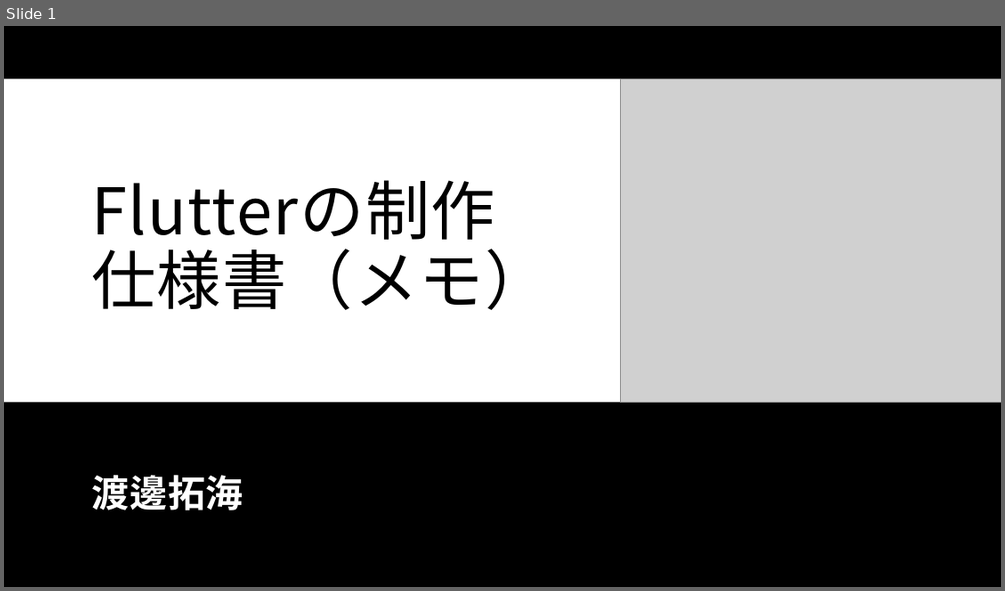
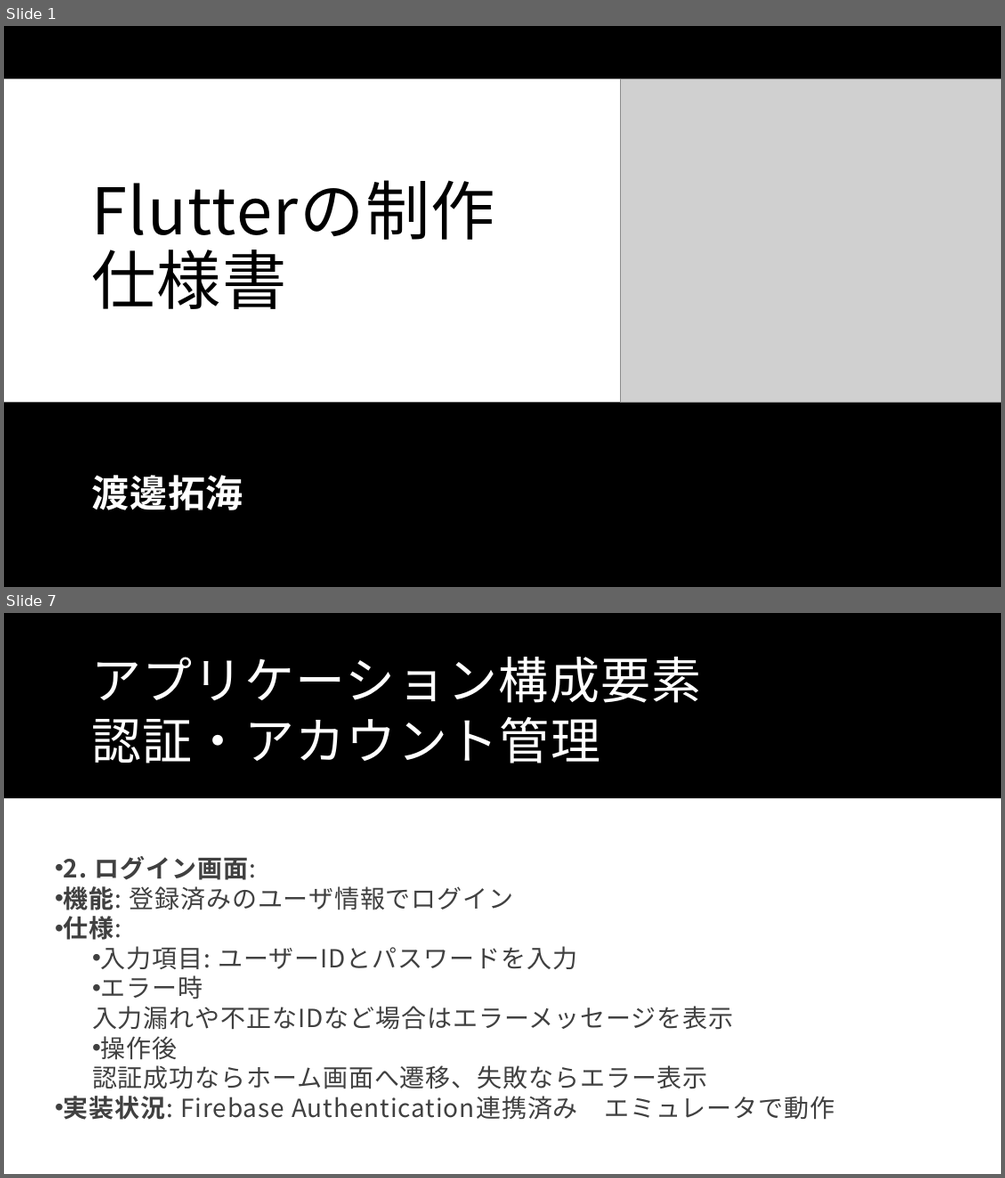
Before and after one commit to Wtnbtkm/flutter_application_1, a slide deck: Flutterの制作仕様書・アイディア（メモ）.pptx. Shown one above the other, each under a label of ours: slide 1 before the commit, slides 1 and 7 after it; the slides between them are not shown. The pictures are 1005x591 and 1005x1178 pixels, drawn with LibreOffice and Linux fonts; fonts in the diff are those of the drawing; grey boxes stand for pictures. Boxes give left, top, right and bottom in pixels: in the first picture for what was removed or moved away, otherwise in the second. Text is boxed around its words. In the diff, an @@ line names an element or a change of style, - is before the commit and + after.

Commit message:
パワーポイント（発表するためのスライドの追加）

```diff
--- a/Flutterの制作仕様書・アイディア（メモ）.pptx
+++ b/Flutterの制作仕様書・アイディア（メモ）.pptx
@@ slide 7 added at bbox=[4, 613, 1001, 1174], background #FFFFFF @@
@@ rectangle added at bbox=[4, 613, 1001, 798], fill #000000 @@
@@ title added at bbox=[91, 657, 702, 763], 48 pt, text #FFFFFF @@
+アプリケーション構成要素
+認証・アカウント管理
@@ text added at bbox=[64, 856, 835, 1119], 24 pt, text #404040 @@
+• 2. ログイン画面:
+• 機能: 登録済みのユーザ情報でログイン
+• 仕様:
+  • 入力項目: ユーザーIDとパスワードを入力
+  • エラー時
+  入力漏れや不正なIDなど場合はエラーメッセージを表示
+  • 操作後
+  認証成功ならホーム画面へ遷移、失敗ならエラー表示
+• 実装状況: Firebase Authentication連携済み エミュレータで動作
@@ slide 1 changed as well @@
@@ title at bbox=[91, 238, 550, 310]: text changed @@
-Flutterの制作仕様書（メモ）
+Flutterの制作仕様書
```
Also in this commit, not shown: 19 other slides added, 2 slides removed.
